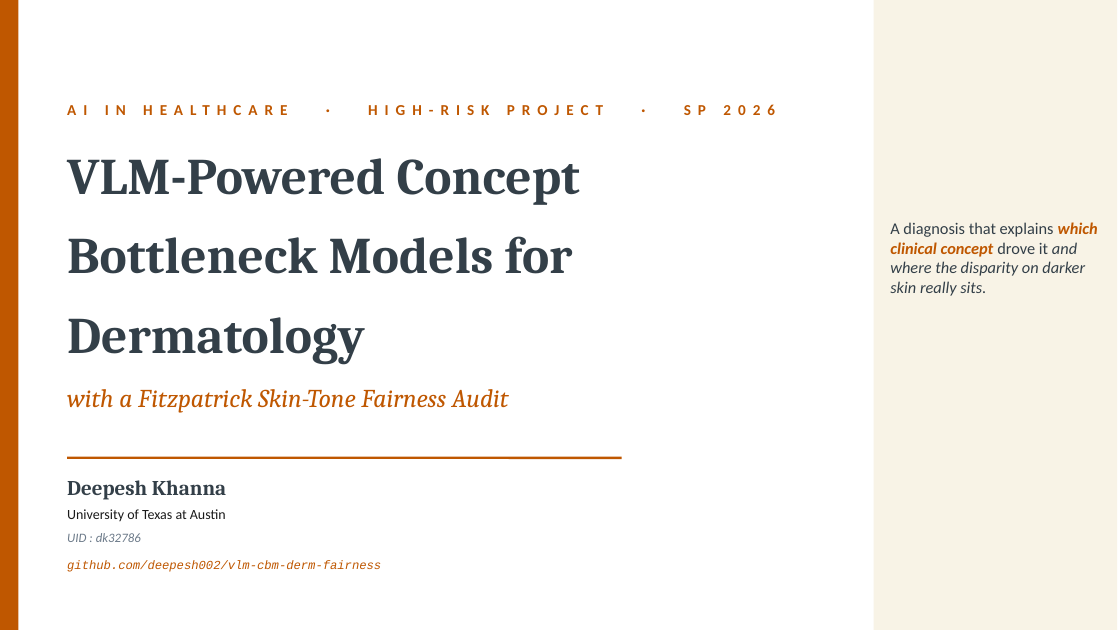
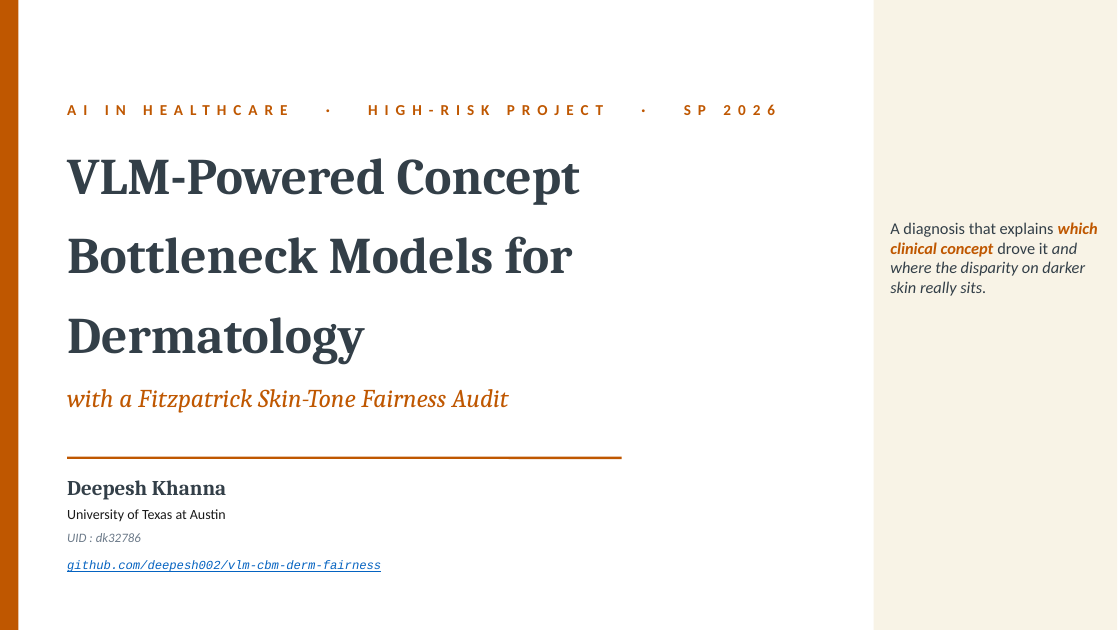
Before and after one commit to deepesh002/vlm-cbm-derm-fairness, a slide deck: slide 1 of report/KhannaD_AIH_HRP_Presentation.pptx. Drawn at 1120x630 pixels with LibreOffice and Linux fonts; fonts in the diff are those of the drawing. Boxes give left, top, right and bottom in pixels: in the first picture for what was removed or moved away, otherwise in the second. Text is boxed around its words. In the diff, an @@ line names an element or a change of style, - is before the commit and + after.

Commit message:
updated presentation

```diff
--- a/report/KhannaD_AIH_HRP_Presentation.pptx
+++ b/report/KhannaD_AIH_HRP_Presentation.pptx
@@ text "github.com/deepesh002/vlm-cbm-derm-fairness" at bbox=[67, 560, 381, 572]: text colour #BF5700 to #0563C1, underline on @@
```
Also in this commit, not shown: 1 other file.
